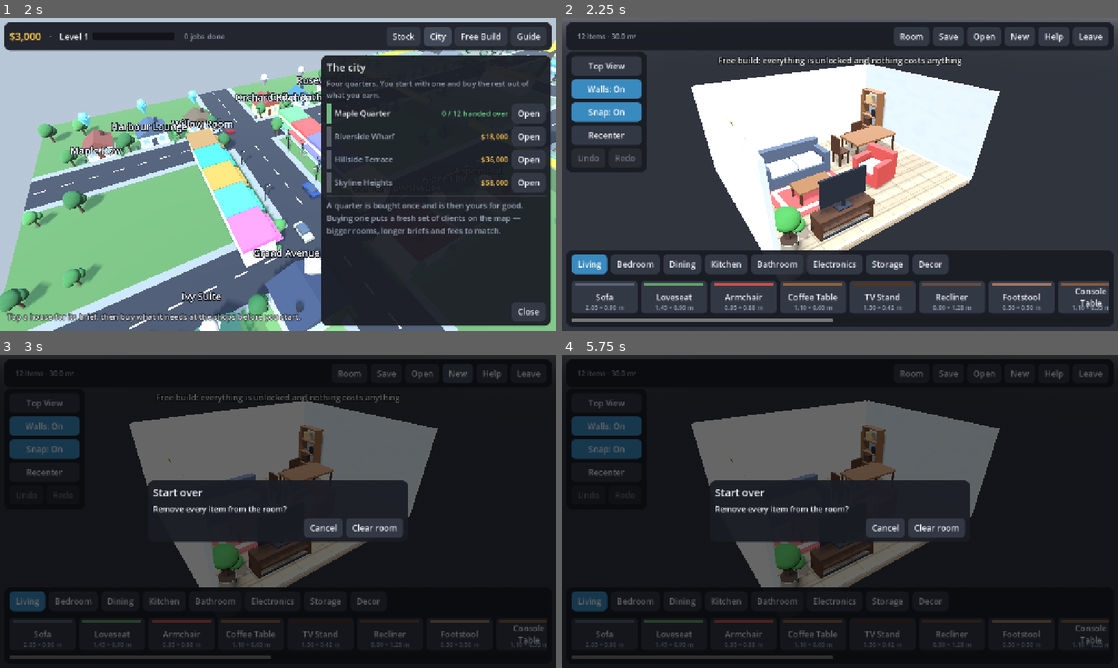
Above: before the commit, frames 1-4 (two rows, left to right).
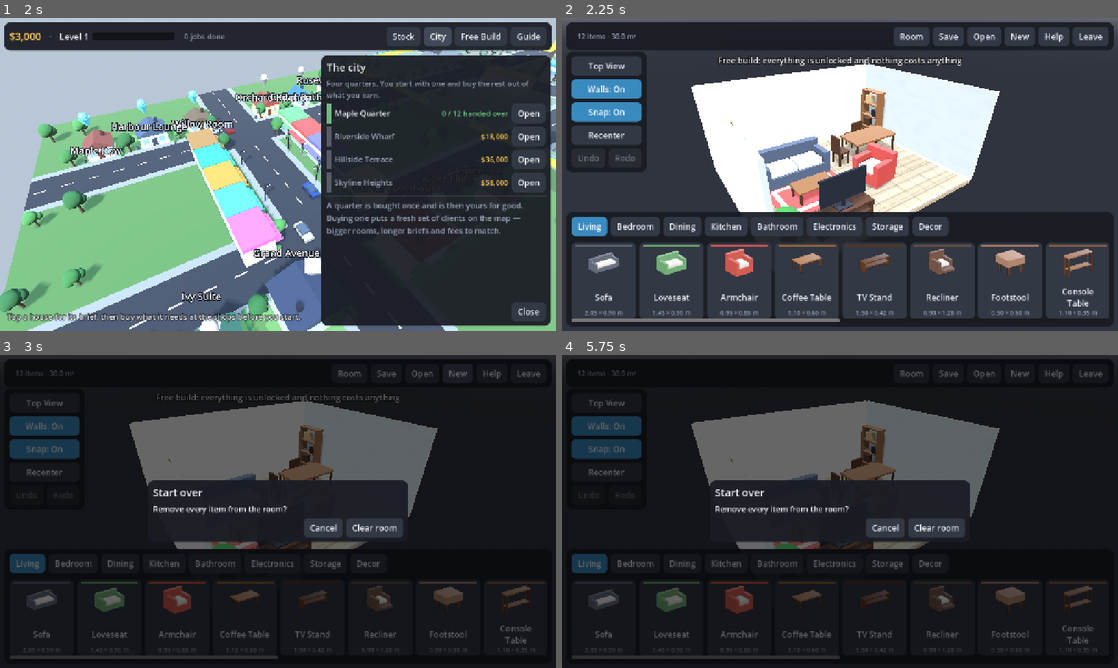
Above: after the commit, the same moments.

Repository: trakyalilter/three_d_design
Game: Godot game, scene res://scenes/main.tscn
Same seed, same stepped clock (60 frames per second), same inputs: the game is played once before the commit and once after it.
Inputs:
- Up to frame 1 (2 s): click "Stock" at 0.5 s; click "City" at 1.25 s
- Up to frame 2 (2.25 s): click "Free Build" at 2 s
- Up to frame 3 (3 s): click "New" at 2.75 s
- Up to frame 4 (5.75 s): click "New" at 3.5 s; click "Room" at 4.25 s; click "Open" at 5 s

Frame 1 is identical in both runs. In frame 2, 18% of the frame differs, in the area x 0-100%, y 62-98%; in frame 3, 7.2%; in frame 4, 7.2%.

Commit message:
Show a picture of every piece in the tray
The tray was a row of names with a colour bar over each. With 138 pieces in
the catalogue that asks the player to know what a Console Table is before
they can pick one, and to read eight words to find the thing they want.

Each button now carries a rendered thumbnail of the piece above its name.
Nothing in this project is an art file — furniture is welded from primitives
at load time — so the icons cannot be drawn in advance. A new autoload keeps
one 76-pixel off-screen viewport with its own world, a two-light rig matching
the designer's, and an orthographic camera that frames each piece by
projecting its own corners, so a wide sofa and a tall lamp both fill the
square. A piece is mounted, drawn once, and the texture kept for the session.

The work is done one piece per frame in the background and handed back
through a callback, so opening a category fills in over about a quarter of a
second rather than stalling on twenty renders at once. Headless has no
renderer to draw into, so the service switches itself off there and the
buttons stay as they were — which is what the smoke test sees.

Co-Authored-By: Claude Opus 5 <noreply@anthropic.com>
Claude-Session: https://claude.ai/code/session_01YMH97cUf6dq31iG21oXLDc

Diff:
--- a/project.godot
+++ b/project.godot
@@ -11,7 +11,7 @@
 [application]
 
 config/name="Room Designer 3D"
-config/version="1.9.0"
+config/version="1.10.0"
 run/main_scene="res://scenes/main.tscn"
 config/quit_on_go_back=false
 config/features=PackedStringArray("4.5", "Mobile")
@@ -24,6 +24,7 @@
 Catalog="*res://scripts/data/catalog.gd"
 Jobs="*res://scripts/data/jobs.gd"
 Game="*res://scripts/data/game_state.gd"
+Icons="*res://scripts/world/item_icons.gd"
 SmokeTest="*res://tests/smoke_test.gd"
 
 [display]
--- a/scripts/design/design_ui.gd
+++ b/scripts/design/design_ui.gd
@@ -381,10 +381,19 @@
 	var b := Button.new()
 	b.text = Catalog.display_name(id)
 	b.focus_mode = Control.FOCUS_NONE
-	b.custom_minimum_size = Vector2(152, 76)
+	b.custom_minimum_size = Vector2(148, 108)
 	b.autowrap_mode = TextServer.AUTOWRAP_WORD_SMART
 	b.clip_text = false
 	b.pressed.connect(func() -> void: place_item.emit(id))
+	# A picture of the piece rather than a name to read: the icon is drawn from
+	# the same parts the room will be furnished with. It arrives a frame or two
+	# later, and until it does the colour strip is all there is.
+	b.icon_alignment = HORIZONTAL_ALIGNMENT_CENTER
+	b.vertical_icon_alignment = VERTICAL_ALIGNMENT_TOP
+	b.expand_icon = false
+	Icons.request(id, func(texture: Texture2D) -> void:
+		if is_instance_valid(b):
+			b.icon = texture)
 
 	var strip := ColorRect.new()
 	strip.name = "Strip"
@@ -393,8 +402,8 @@
 	strip.set_anchors_preset(Control.PRESET_TOP_WIDE)
 	strip.offset_left = 8
 	strip.offset_right = -8
-	strip.offset_top = 6
-	strip.offset_bottom = 12
+	strip.offset_top = 4
+	strip.offset_bottom = 8
 	b.add_child(strip)
 
 	var footer := UIKit.label("", 14, UIKit.GOLD)
--- /dev/null
+++ b/scripts/world/item_icons.gd
@@ -0,0 +1,160 @@
+extends Node
+## Thumbnails of catalogue pieces, for the tray.
+##
+## The furniture has no art files — every piece is welded together from
+## primitives at runtime — so an icon has to be rendered rather than loaded.
+## One small off-screen viewport with its own world does the work: a piece is
+## mounted in it, drawn once, and the result kept as a texture for the rest of
+## the session.
+##
+## Rendering happens one piece per frame in the background. A caller asks for a
+## thumbnail and gets it later through a callback, so opening a tray tab never
+## stalls on twenty renders at once. Autoloaded as `Icons`.
+
+const SIZE := 76
+## How much room to leave around the piece, as a fraction of its own size.
+const MARGIN := 1.10
+
+var _cache: Dictionary = {}
+var _queue: Array[String] = []
+## item id -> the callbacks waiting on it.
+var _waiting: Dictionary = {}
+var _busy := false
+
+var _viewport: SubViewport
+var _camera: Camera3D
+var _mounted: MeshInstance3D
+
+
+func _ready() -> void:
+	# Headless has no renderer to draw into; callers fall back to their plain
+	# text buttons, which is what the smoke test sees.
+	if DisplayServer.get_name() == "headless":
+		set_process(false)
+		return
+
+	_viewport = SubViewport.new()
+	_viewport.size = Vector2i(SIZE, SIZE)
+	_viewport.transparent_bg = true
+	_viewport.own_world_3d = true
+	_viewport.world_3d = World3D.new()
+	_viewport.render_target_update_mode = SubViewport.UPDATE_DISABLED
+	_viewport.msaa_3d = Viewport.MSAA_4X
+	add_child(_viewport)
+
+	_camera = Camera3D.new()
+	_camera.projection = Camera3D.PROJECTION_ORTHOGONAL
+	_camera.current = true
+	_viewport.add_child(_camera)
+
+	# The same two-light rig the designer uses, so a thumbnail is shaded like
+	# the piece will be once it is standing in the room.
+	var key := DirectionalLight3D.new()
+	key.rotation = Vector3(deg_to_rad(-46.0), deg_to_rad(-38.0), 0.0)
+	key.light_energy = 1.05
+	key.light_color = Color(1.0, 0.97, 0.92)
+	_viewport.add_child(key)
+
+	var fill := DirectionalLight3D.new()
+	fill.rotation = Vector3(deg_to_rad(-20.0), deg_to_rad(132.0), 0.0)
+	fill.light_energy = 0.45
+	fill.light_color = Color(0.82, 0.88, 1.0)
+	_viewport.add_child(fill)
+
+	var world := WorldEnvironment.new()
+	var env := Environment.new()
+	env.background_mode = Environment.BG_CANVAS
+	env.ambient_light_source = Environment.AMBIENT_SOURCE_COLOR
+	env.ambient_light_color = Color(0.62, 0.66, 0.72)
+	env.ambient_light_energy = 0.55
+	env.tonemap_mode = Environment.TONE_MAPPER_FILMIC
+	world.environment = env
+	_viewport.add_child(world)
+
+
+## The thumbnail for a piece if it has already been drawn, otherwise null.
+func texture_for(item_id: String) -> Texture2D:
+	return _cache.get(item_id, null)
+
+
+## Asks for a thumbnail. `on_ready` is called straight away when the piece has
+## already been drawn, and once it has been otherwise. Callbacks belonging to
+## freed nodes are dropped.
+func request(item_id: String, on_ready: Callable) -> void:
+	if _viewport == null or not Catalog.has_item(item_id):
+		return
+	if _cache.has(item_id):
+		on_ready.call(_cache[item_id])
+		return
+	if not _waiting.has(item_id):
+		_waiting[item_id] = []
+		_queue.append(item_id)
+	(_waiting[item_id] as Array).append(on_ready)
+
+
+func _process(_delta: float) -> void:
+	if _busy or _queue.is_empty():
+		return
+	_draw_next()
+
+
+func _draw_next() -> void:
+	_busy = true
+	var item_id: String = _queue.pop_front()
+	_mount(item_id)
+	_viewport.render_target_update_mode = SubViewport.UPDATE_ONCE
+	await RenderingServer.frame_post_draw
+
+	var image := _viewport.get_texture().get_image()
+	if image != null and not image.is_empty():
+		var texture := ImageTexture.create_from_image(image)
+		_cache[item_id] = texture
+		for callback: Callable in _waiting.get(item_id, []):
+			if callback.is_valid():
+				callback.call(texture)
+	_waiting.erase(item_id)
+
+	if _mounted != null:
+		_viewport.remove_child(_mounted)
+		_mounted.queue_free()
+		_mounted = null
+	_busy = false
+
+
+## Puts one piece in front of the camera, framed so it fills the thumbnail
+## whatever shape it is.
+func _mount(item_id: String) -> void:
+	var def: Dictionary = Catalog.get_item(item_id)
+	var built := MeshBuilder.build(item_id, def["parts"])
+
+	_mounted = MeshInstance3D.new()
+	_mounted.mesh = built["mesh"]
+	_mounted.cast_shadow = GeometryInstance3D.SHADOW_CASTING_SETTING_OFF
+	var tint: Color = Catalog.default_tint(item_id)
+	var roles: PackedStringArray = built["roles"]
+	for index in roles.size():
+		_mounted.set_surface_override_material(index, Catalog.make_material(roles[index], tint))
+	_viewport.add_child(_mounted)
+
+	var lo: Vector3 = def["extents"]["min"]
+	var hi: Vector3 = def["extents"]["max"]
+	var centre := (lo + hi) * 0.5
+	var basis := Basis.from_euler(Vector3(deg_to_rad(-24.0), deg_to_rad(-36.0), 0.0))
+
+	# Fit by projecting the piece's own corners onto the camera plane, so a
+	# wide sofa and a tall lamp both end up filling the frame.
+	var half := Vector2.ZERO
+	var inverse := basis.inverse()
+	for sx in [lo.x, hi.x]:
+		for sy in [lo.y, hi.y]:
+			for sz in [lo.z, hi.z]:
+				var local := inverse * (Vector3(sx, sy, sz) - centre)
+				half.x = maxf(half.x, absf(local.x))
+				half.y = maxf(half.y, absf(local.y))
+	var reach: float = maxf(maxf(half.x, half.y) * 2.0 * MARGIN, 0.2)
+
+	_camera.size = reach
+	_camera.near = 0.01
+	_camera.far = reach * 8.0
+	_camera.global_position = centre + basis * Vector3(0, 0, reach * 2.5)
+	_camera.look_at(centre, Vector3.UP)
Binary file added: docs/screenshot-tray.png
Not shown, changed: export_presets.cfg
Not shown, added: scripts/world/item_icons.gd.uid
Not shown, changed: README.md
